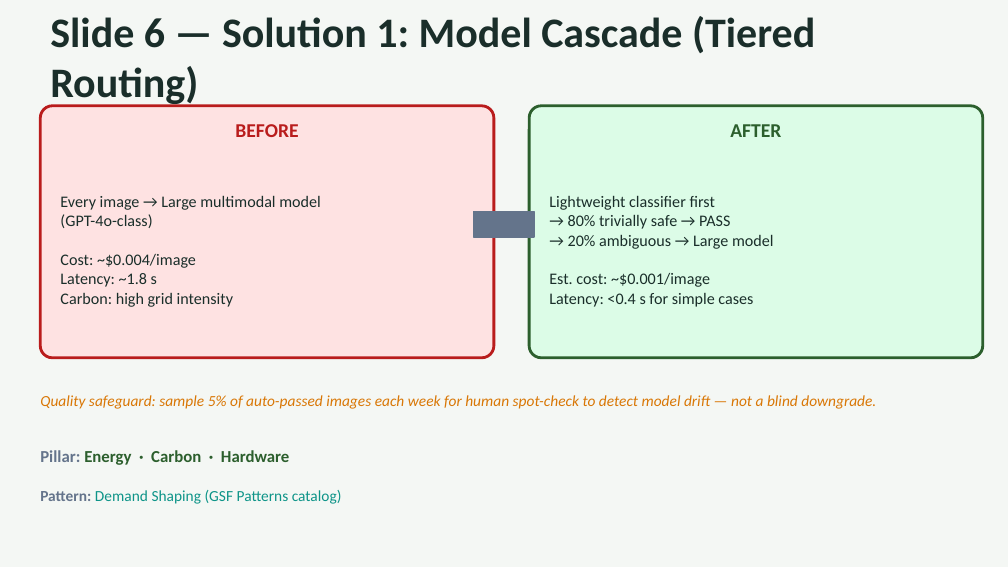
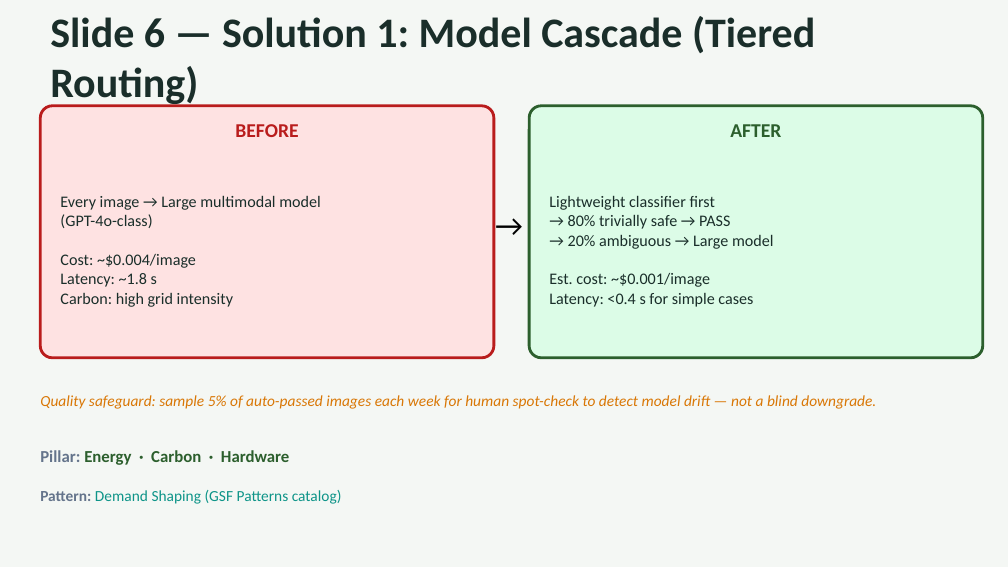
Before and after one commit to Dilia108/lab_green-tech-assessment, a slide deck: slide 7 of ClearCart_GreenTech_Assessment.pptx. Drawn at 1008x567 pixels with LibreOffice and Linux fonts; fonts in the diff are those of the drawing. Boxes give left, top, right and bottom in pixels: in the first picture for what was removed or moved away, otherwise in the second. Text is boxed around its words. In the diff, an @@ line names an element or a change of style, - is before the commit and + after.

```diff
--- a/ClearCart_GreenTech_Assessment.pptx
+++ b/ClearCart_GreenTech_Assessment.pptx
@@ text "→" at <box>471,199,546,249</box>: text colour #64748B to #000000 @@
@@ rectangle removed at <box>474,212,534,237</box> @@
```
Also in this commit, not shown: 4 other slides changed, 1 other file.
